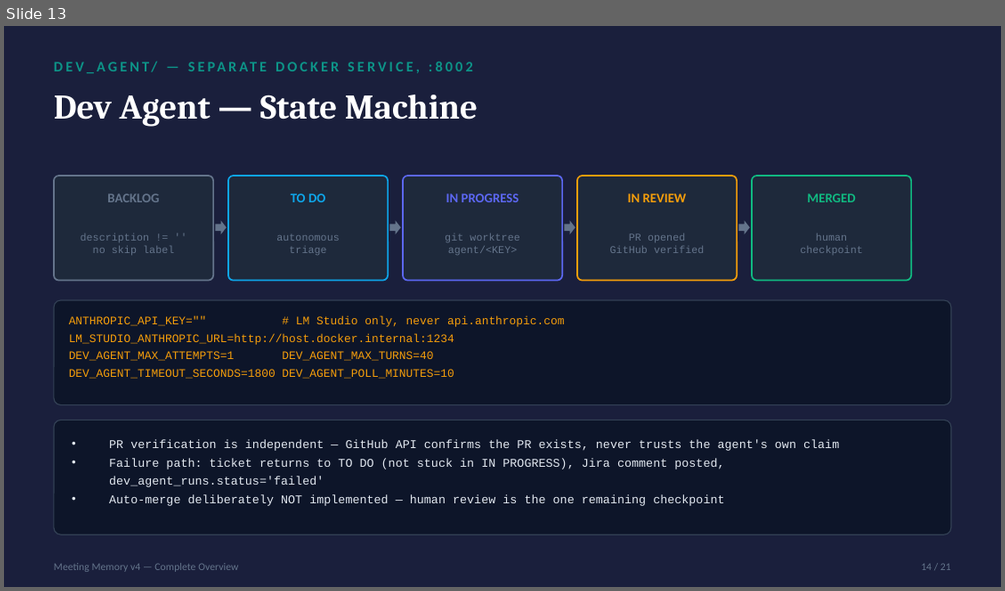
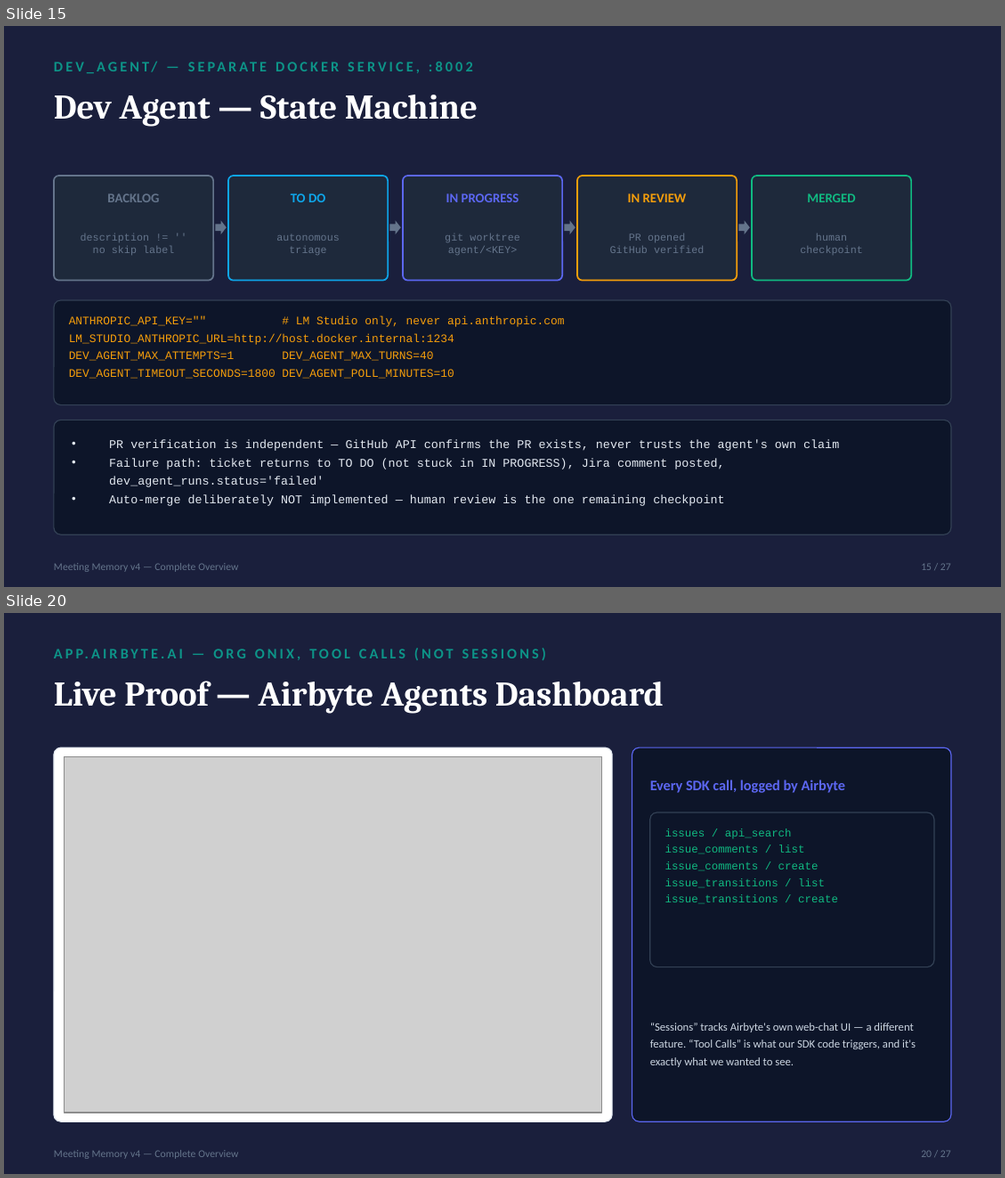
Before and after one commit to shubham-gaur-x/airbyte-lm-studio-memgraph, a slide deck: docs/demo_assets/Meeting_Memory_v4_Overview.pptx. Shown one above the other, each under a label of ours: slide 13 before the commit, slides 15 and 20 after it; the slides between them are not shown. The pictures are 1005x591 and 1005x1178 pixels, drawn with LibreOffice and Linux fonts; fonts in the diff are those of the drawing; grey boxes stand for pictures. Boxes give left, top, right and bottom in pixels: in the first picture for what was removed or moved away, otherwise in the second. Text is boxed around its words. In the diff, an @@ line names an element or a change of style, - is before the commit and + after.

```diff
--- a/docs/demo_assets/Meeting_Memory_v4_Overview.pptx
+++ b/docs/demo_assets/Meeting_Memory_v4_Overview.pptx
@@ slide 20 added at [4,613,1001,1174], background #1A1F3C @@
@@ text added at [54,681,663,714], 25 pt, text #FFFFFF, bold @@
+Live Proof — Airbyte Agents Dashboard
@@ text added at [259,682,741,1047], 10.5 pt, text #0D9488, bold @@
+APP.AIRBYTE.AI — ORG ONIX, TOOL CALLS (NOT SESSIONS)
@@ rounded rectangle added at [54,747,612,1121], fill #FFFFFF, outline #E2E8F0 0.75 pt @@
@@ picture added at [64,756,602,1112] @@
@@ rounded rectangle added at [632,747,951,1121], fill #0D1529, outline #5C67F2 0.75 pt @@
@@ text added at [650,779,846,793], 10.5 pt, text #5C67F2, bold @@
+Every SDK call, logged by Airbyte
@@ rounded rectangle added at [650,812,934,967], fill #0D1529, outline #334155 0.75 pt @@
@@ text added at [665,828,838,904], 8 pt, text #10B981 @@
+issues / api_search
+issue_comments / list
+issue_comments / create
+issue_transitions / list
+issue_transitions / create
@@ text added at [650,1022,915,1067], 8.2 pt, text #CBD5E1 @@
+“Sessions” tracks Airbyte's own web-chat UI — a different feature. “Tool Calls” is what our SDK code triggers, and it's exactly what we wanted to see.
@@ text added at [54,1150,238,1159], 7.5 pt, text #64748B @@
+Meeting Memory v4 — Complete Overview
@@ text added at [921,1150,951,1157], 7.5 pt, text #64748B @@
+20 / 27
@@ what was slide 13 is now slide 15 @@
@@ slide 15 changed as well @@
@@ text at [921,563,951,570]: text changed @@
-14 / 21
+15 / 27
```
Also in this commit, not shown: 18 other slides changed, 6 other slides added, 7 other files.
